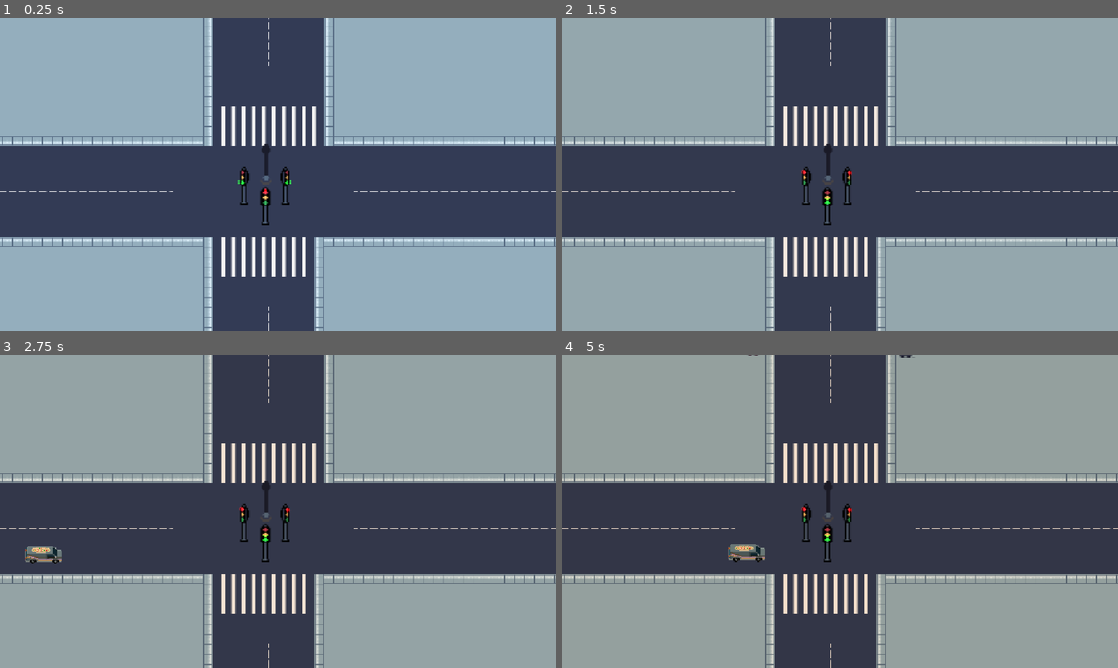
Above: before the commit, frames 1-4 (two rows, left to right).
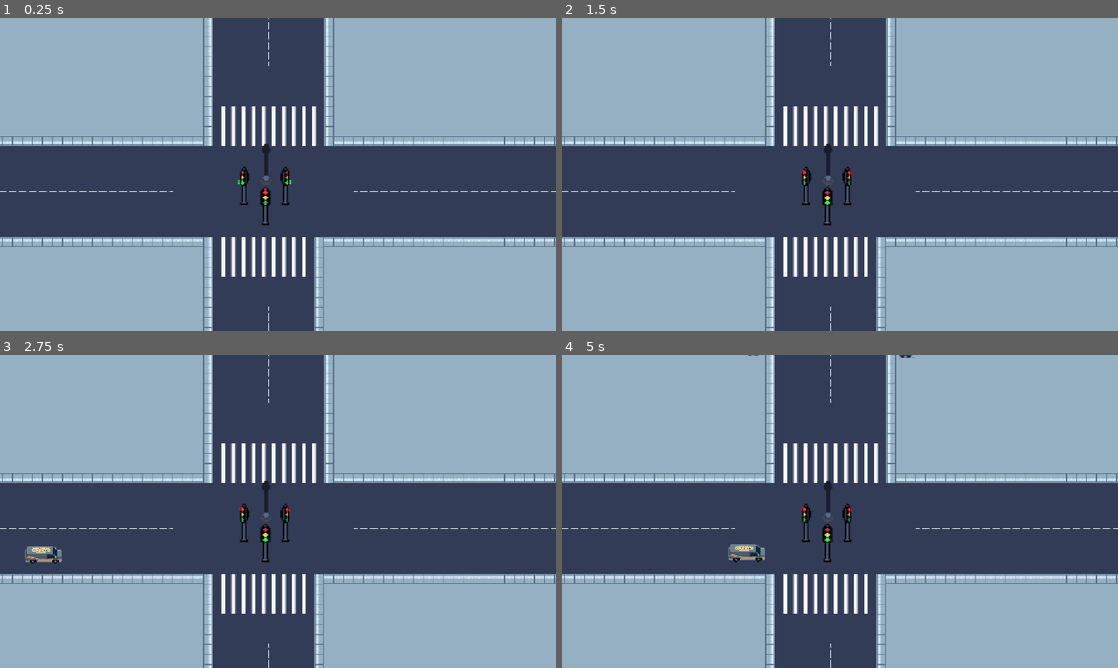
Above: after the commit, the same moments.

Repository: lafgo-fc/game-jam-repoooo
Game: Godot game, scene res://scne/test_one.tscn
Same seed, same stepped clock (60 frames per second), same inputs: the game is played once before the commit and once after it.
Inputs:
- Up to frame 1 (0.25 s): no input
- Up to frame 2 (1.5 s): tap Enter (ui_accept) at 0.5, 0.77, 1.25 s; hold R (traffic control right and left) from 0.53 s (still down)
- Up to frame 3 (2.75 s): keep holding R (traffic control right and left); tap Enter (ui_accept) at 1.52 s
- Up to frame 4 (5 s): keep holding R (traffic control right and left); tap Enter (ui_accept) at 3.02, 3.77, 4.52 s

The runs differ from the first frame. In frame 2, 2.6% of the frame differs, in the area x 0-100%, y 0-100%; in frame 3, 58%; in frame 4, 59%.
Error after the commit: Invalid access to property or key 'time_left' on a base object of type 'Nil'. (res://scne/test_one.gd:12)

Commit message:
added a label for clock

Diff:
--- a/scne/test_one.gd
+++ b/scne/test_one.gd
@@ -1,6 +1,7 @@
 extends Node2D
 @onready var day_timer = $daytime     # import the day-night timer
 @onready var surroundings = $"day-night manager"
+@onready var clock = $clock
 # gives the signal of time
 
 # adding the colors
@@ -8,8 +9,8 @@
 var afternoon_color = Color(1,1,1)
 var evening_color = Color(1,0.7,0.5)
 var night_color = Color(0.25,0.3,0.5)
+var time_spent = 1440  - day_timer.time_left  # this gives us the time we have spent in the day
 func time_op():
-	var time_spent = 1440  - day_timer.time_left  # this gives us the time we have spent in the day
 	if time_spent <= 360:
 		GameData.daycycle = "morning"
 	elif time_spent <= 600 :
@@ -24,6 +25,7 @@
 
 # Called every frame. 'delta' is the elapsed time since the previous frame.
 func _process(delta: float) -> void:
+	clock.text(time_spent)
 	var target_color : Color
 	time_op()
 	if GameData.daycycle == "morning":
--- a/scne/test_one.tscn
+++ b/scne/test_one.tscn
@@ -1208,3 +1208,7 @@
 autostart = true
 
 [node name="day-night manager" type="CanvasModulate" parent="." unique_id=1561318286]
+
+[node name="clock" type="Label" parent="." unique_id=1365113893]
+offset_right = 40.0
+offset_bottom = 23.0
